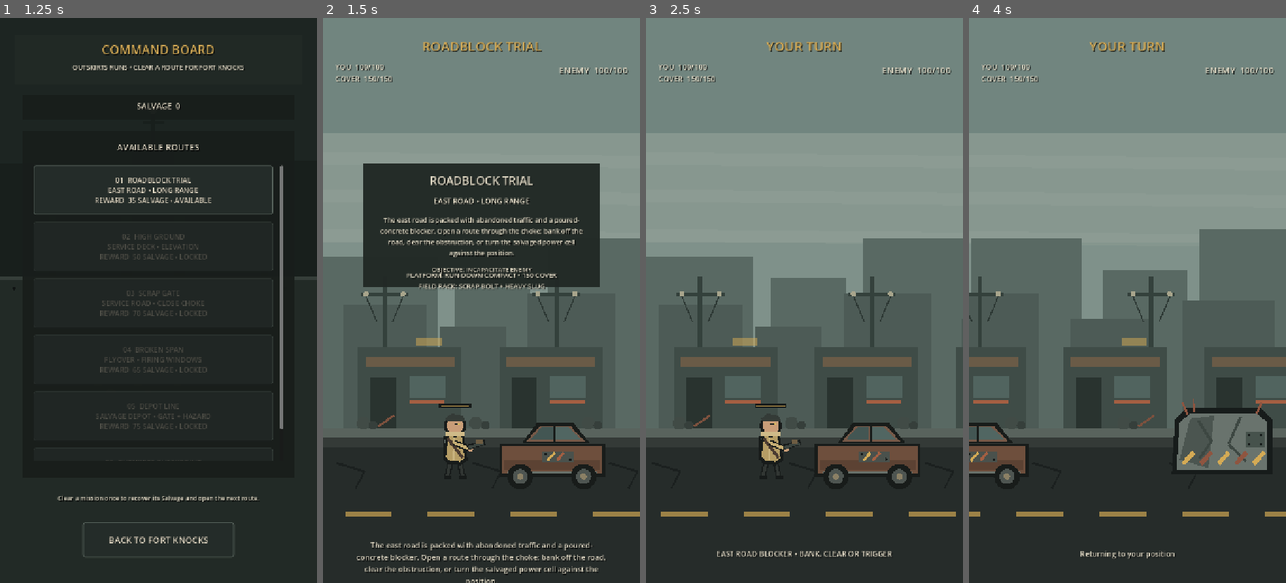
Above: before the commit, frames 1-4 (left to right).
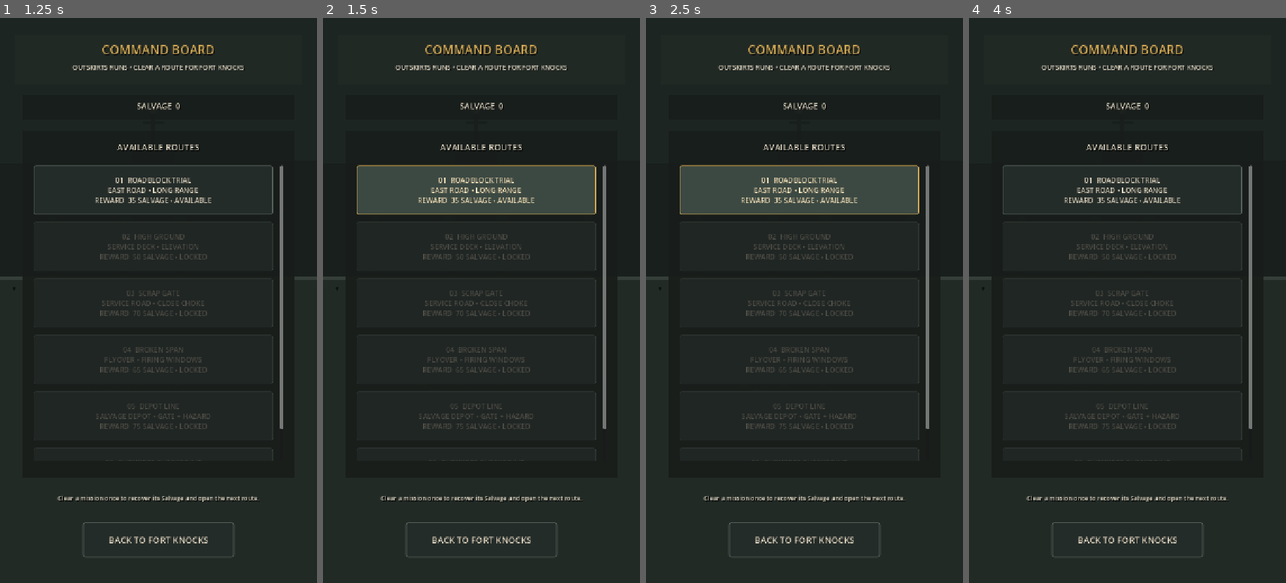
Above: after the commit, the same moments.

Repository: phantompixel-developer/FortKnocks
Game: Godot game, scene res://game/core/app.tscn
Same seed, same stepped clock (60 frames per second), same inputs: the game is played once before the commit and once after it.
Inputs (mouse positions are in pixels of both pictures, inside the frame that each line leads up to):
- Up to frame 1 (1.25 s): click "COMMAND BOARD CHOOSE THE NEXT…" at 0.5 s
- Up to frame 2 (1.5 s): click "01 ROADBLOCK TRIAL EAST ROAD …" at 1.25 s
- Up to frame 3 (2.5 s): click (798, 187) at 2 s, where only the run after the commit has a clickable "01 ROADBLOCK TRIAL EAST ROAD …"
- Up to frame 4 (4 s): click (1121, 187) at 2.75 s, where only the run after the commit has a clickable "01 ROADBLOCK TRIAL EAST ROAD …"; move the mouse to (1197, 272) at 3.52 s; click (1197, 272) at 3.67 s

Frame 1 is identical in both runs. In frame 2, 69% of the frame differs, in the area x 0-100%, y 0-100%; in frame 3, 76%; in frame 4, 76%, in the area x 0-100%, y 0-96%.
Error after the commit: Parse Error: Expected statement, found "else" instead. (res://game/battle/battle_controller.gd:1045)

Commit message:
feat: support relay objectives and enemy tactics

Diff:
--- a/game/battle/battle_controller.gd
+++ b/game/battle/battle_controller.gd
@@ -22,6 +22,7 @@
 const ShockCapsule := preload("res://game/weapons/shock_capsule.tres")
 const ArenaPlatformScript := preload("res://game/battle/arena_platform.gd")
 const CollapsibleBarrierScript := preload("res://game/battle/collapsible_barrier.gd")
+const SignalRelayScript := preload("res://game/battle/signal_relay.gd")
 const EncounterCatalogScript := preload("res://game/campaign/encounter_catalog.gd")
 const ThemeScript := preload("res://game/presentation/fort_knocks_theme.gd")
 
@@ -97,6 +98,7 @@
 var _feedback_tween: Tween
 var _current_mission: MissionDefinition
 var _collapsible_barrier: CollapsibleBarrier
+var _signal_relay: SignalRelay
 var _missions: Array[MissionDefinition] = []
 var _campaign_managed := false
 var _prepared_mission: MissionDefinition
@@ -303,6 +305,7 @@
 		child.queue_free()
 
 	_collapsible_barrier = null
+	_signal_relay = null
 	for rect in definition.platform_rects:
 		var platform := ArenaPlatformScript.new() as ArenaPlatform
 		if platform == null:
@@ -316,6 +319,14 @@
 			_collapsible_barrier.position = definition.collapsible_barrier_position
 			_collapsible_barrier.collapsed.connect(_on_collapsible_barrier_collapsed)
 			encounter_geometry.add_child(_collapsible_barrier)
+
+	if definition.signal_relay_enabled:
+		_signal_relay = SignalRelayScript.new() as SignalRelay
+		if _signal_relay != null:
+			_signal_relay.position = definition.signal_relay_position
+			_signal_relay.max_health = maxi(1, definition.signal_relay_health)
+			_signal_relay.destroyed.connect(_on_signal_relay_destroyed)
+			encounter_geometry.add_child(_signal_relay)
 
 	if battlefield_visual.has_method("configure_variant"):
 		battlefield_visual.call("configure_variant", definition.visual_variant)
@@ -586,6 +597,12 @@
 func _start_enemy_turn() -> void:
 	if _check_game_over():
 		return
+	if not enemy.is_alive():
+		phase = Phase.SETTLE
+		hint_label.text = "Enemy down — finish the mission objective"
+		await get_tree().create_timer(0.35).timeout
+		_start_player_turn(false)
+		return
 
 	phase = Phase.ENEMY_THINKING
 	_is_inspecting = false
@@ -614,11 +631,26 @@
 	_fire_projectile(enemy, velocity, enemy_weapon)
 
 func _choose_enemy_weapon() -> WeaponDefinition:
-	if not player_cover.is_destroyed and randf() < 0.68:
-		return HeavySlug as WeaponDefinition
-	if player_cover.is_destroyed and randf() < 0.46:
-		return ShockCapsule as WeaponDefinition
-	return ScrapBolt as WeaponDefinition
+	var tactic: String = _current_mission.enemy_tactic if _current_mission != null else "balanced"
+	match tactic:
+		"breacher":
+			if not player_cover.is_destroyed and randf() < 0.86:
+				return HeavySlug as WeaponDefinition
+			if randf() < 0.30:
+				return ShockCapsule as WeaponDefinition
+			return ScrapBolt as WeaponDefinition
+		"displacer":
+			if randf() < 0.68:
+				return ShockCapsule as WeaponDefinition
+			if not player_cover.is_destroyed and randf() < 0.42:
+				return HeavySlug as WeaponDefinition
+			return ScrapBolt as WeaponDefinition
+		_:
+			if not player_cover.is_destroyed and randf() < 0.68:
+				return HeavySlug as WeaponDefinition
+			if player_cover.is_destroyed and randf() < 0.46:
+				return ShockCapsule as WeaponDefinition
+			return ScrapBolt as WeaponDefinition
 
 func _choose_enemy_target(weapon: WeaponDefinition) -> Vector2:
 	if weapon.id == "heavy_slug" and not player_cover.is_destroyed:
@@ -730,6 +762,19 @@
 			_show_feedback("SCRAP GATE HIT")
 			hint_label.text = "The gate is still standing"
 			camera_director.impact_impulse(0.62, direction)
+	elif hit_body is SignalRelay:
+		_play_audio(&"hit_metal")
+		var relay: SignalRelay = hit_body as SignalRelay
+		_spawn_impact_effect(impact_position, ImpactEffect.Kind.COVER, impact_strength)
+		_spawn_damage_popup(impact_position + Vector2(0.0, -120.0), "-%d RELAY" % damage_amount, Color("8fcfd0"))
+		if relay.is_destroyed:
+			_show_feedback("RELAY OFFLINE")
+			hint_label.text = "Signal relay disabled"
+			camera_director.impact_impulse(1.0, direction)
+		else:
+			_show_feedback("RELAY HIT")
+			hint_label.text = relay.status_text()
+			camera_director.impact_impulse(0.72, direction)
 	elif hit_body is UnstablePowerCell:
 		_show_feedback("POWER CELL HIT")
 		hint_label.text = "The unstable cell discharged"
@@ -815,6 +860,8 @@
 		candidates.append(power_cell)
 	if _collapsible_barrier != null and is_instance_valid(_collapsible_barrier) and not _collapsible_barrier.is_collapsed:
 		candidates.append(_collapsible_barrier)
+	if _signal_relay != null and is_instance_valid(_signal_relay) and not _signal_relay.is_destroyed:
+		candidates.append(_signal_relay)
 
 	for target in candidates:
 		if not is_instance_valid(target):
@@ -841,11 +888,22 @@
 			_spawn_damage_popup(target.global_position + Vector2(0.0, -95.0), "-%d PULSE" % pulse_damage, Color("9dc8d4"))
 		elif target is CollapsibleBarrier:
 			_spawn_damage_popup(target.global_position + Vector2(0.0, -110.0), "-%d GATE" % pulse_damage, Color("9dc8d4"))
+		elif target is SignalRelay:
+			_spawn_damage_popup(target.global_position + Vector2(0.0, -125.0), "-%d RELAY" % pulse_damage, Color("8fcfd0"))
 
 func _on_collapsible_barrier_collapsed(world_position: Vector2) -> void:
 	if _active_shooter == player:
 		_player_environment_events += 1
 	_spawn_impact_effect(world_position, ImpactEffect.Kind.DUST, 1.0)
+
+func _on_signal_relay_destroyed(world_position: Vector2) -> void:
+	if _active_shooter == player:
+		_player_environment_events += 1
+	_play_audio(&"surge")
+	_spawn_impact_effect(world_position + Vector2(0.0, -90.0), ImpactEffect.Kind.PULSE, 1.0)
+	camera_director.stop_follow_at(world_position, 0.08)
+	_show_feedback("RELAY OFFLINE")
+	hint_label.text = "Objective complete — relay disabled"
 
 func _on_power_cell_discharged(world_position: Vector2, radius: float, damage: int, force: float) -> void:
 	_play_audio(&"surge")
@@ -950,8 +1008,15 @@
 	var direction := signf(target.x - origin.x)
 	return Vector2(direction * speed * cos_theta, -speed * sin(theta))
 
+func _objective_completed() -> bool:
+	if _current_mission != null and _current_mission.objective_mode == "disable_relay":
+		return _signal_relay != null and is_instance_valid(_signal_relay) and _signal_relay.is_destroyed
+	return not enemy.is_alive()
+
 func _check_game_over() -> bool:
-	if enemy.is_alive() and player.is_alive():
+	var victory: bool = player.is_alive() and _objective_completed()
+	var defeat: bool = not player.is_alive()
+	if not victory and not defeat:
 		return false
 
 	phase = Phase.GAME_OVER
@@ -968,11 +1033,18 @@
 	restart_button.visible = true
 	change_encounter_button.visible = true
 
-	if player.is_alive():
+	if victory:
 		turn_label.text = "YOU WIN"
-		hint_label.text = "Enemy survivor incapacitated"
 		result_title_label.text = "VICTORY"
-		camera_director.focus_x(enemy.global_position.x, 0.35)
+		if _current_mission != null and _current_mission.objective_mode == "disable_relay":
+			hint_label.text = "Signal relay disabled — route opened"
+			if _signal_relay != null and is_instance_valid(_signal_relay):
+				camera_director.focus_x(_signal_relay.global_position.x, 0.35)
+		else:
+			camera_director.focus_x(enemy.global_position.x, 0.35)
+		else:
+			hint_label.text = "Enemy survivor incapacitated"
+			camera_director.focus_x(enemy.global_position.x, 0.35)
 	else:
 		turn_label.text = "DEFEAT"
 		hint_label.text = "Your survivor was incapacitated"
@@ -982,10 +1054,10 @@
 	_update_result_card()
 
 	if not _completion_emitted:
-		_play_audio(&"victory" if player.is_alive() else &"defeat")
+		_play_audio(&"victory" if victory else &"defeat")
 		_completion_emitted = true
 		battle_completed.emit({
-			"victory": player.is_alive(),
+			"victory": victory,
 			"mission_id": _current_mission.id if _current_mission != null else "",
 			"shots": _player_shots_fired,
 			"direct_hits": _player_direct_hits,
@@ -1095,7 +1167,9 @@
 		_:
 			target_cover_label.text = "COVER: RUBBLE"
 
-	if _current_mission != null and _current_mission.power_cell_enabled:
+	if _signal_relay != null and is_instance_valid(_signal_relay):
+		target_hazard_label.text = _signal_relay.status_text()
+	elif _current_mission != null and _current_mission.power_cell_enabled:
 		target_hazard_label.text = "POWER CELL: SPENT" if power_cell.is_discharged else "POWER CELL: ACTIVE"
 	elif _collapsible_barrier != null and is_instance_valid(_collapsible_barrier):
 		target_hazard_label.text = _collapsible_barrier.status_text()
